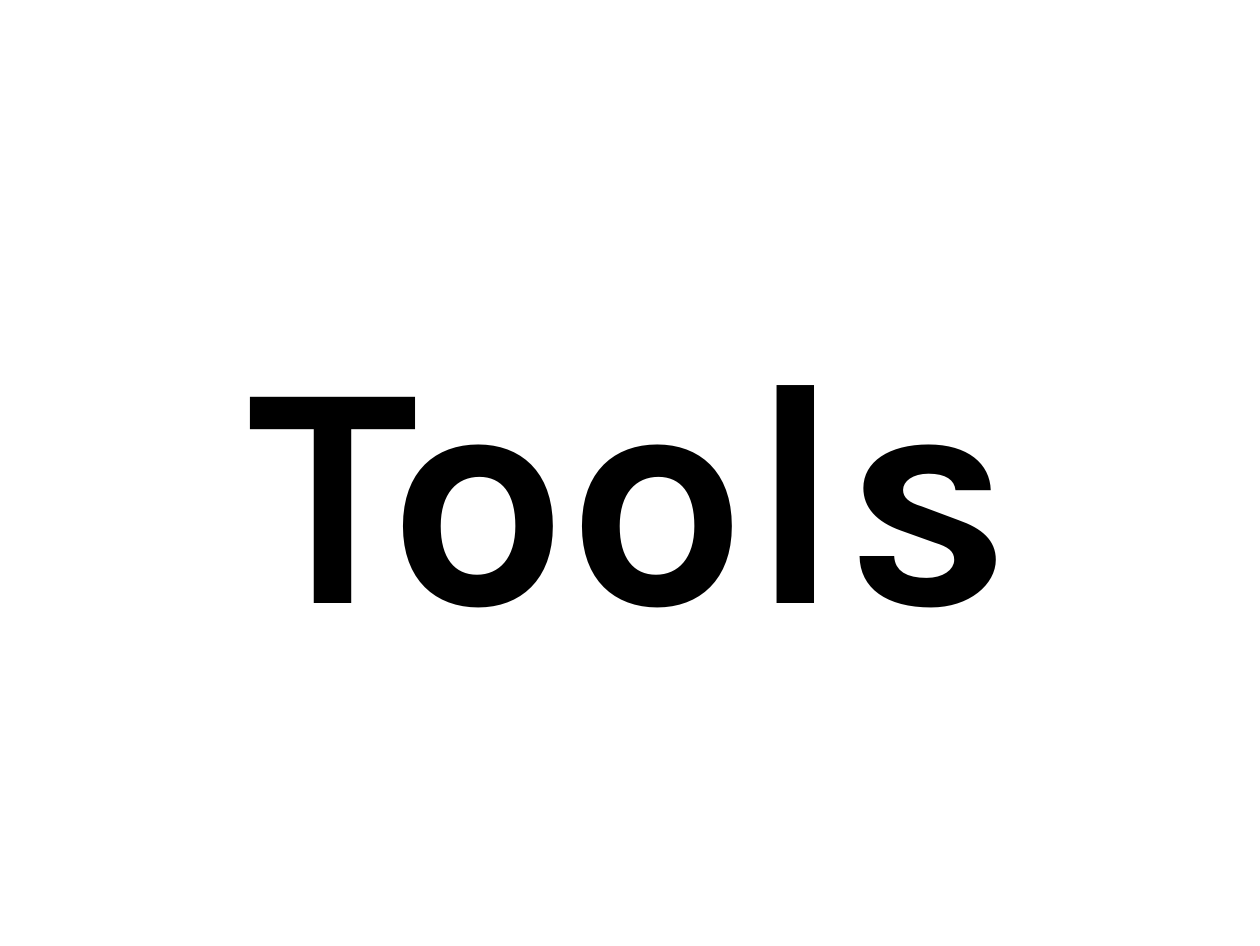
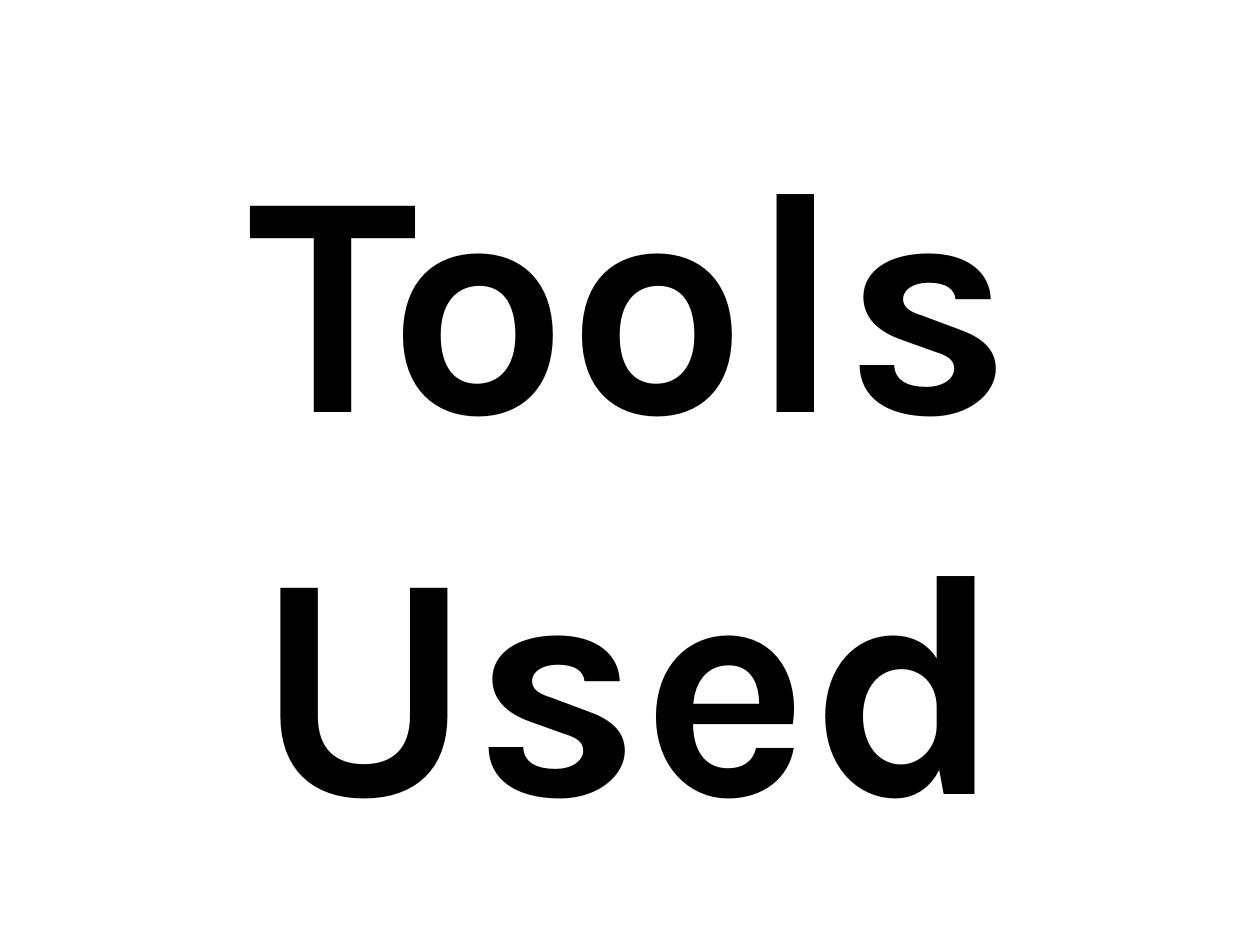
Before and after one commit to thewoolleyman/ci_for_the_rails_guy_or_gal, a slide deck: slide 25 of presentation/ci_for_the_web_2.0_guy_or_gal.odp (slide 30 before the commit). Drawn at 1260x946 pixels with LibreOffice and Linux fonts; fonts in the diff are those of the drawing. Boxes give left, top, right and bottom in pixels: in the first picture for what was removed or moved away, otherwise in the second. Text is boxed around its words. In the diff, an @@ line names an element or a change of style, - is before the commit and + after.

```diff
--- a/presentation/ci_for_the_web_2.0_guy_or_gal.odp
+++ b/presentation/ci_for_the_web_2.0_guy_or_gal.odp
@@ title at (248,194,1012,799): text changed @@
-Tools
+Tools
+Used
```
Also in this commit, not shown: 25 other slides changed, 9 slides added, 2 slides removed.
